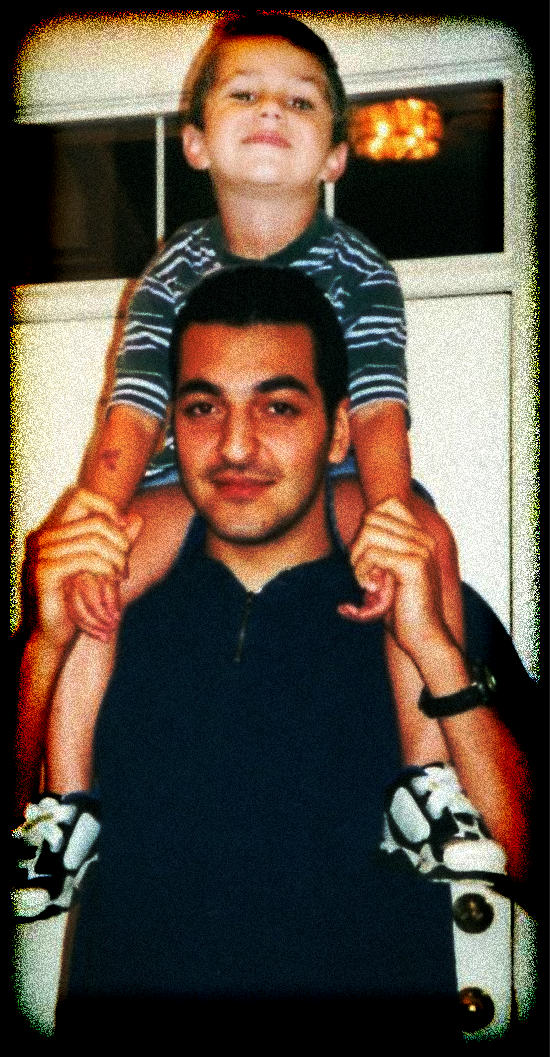
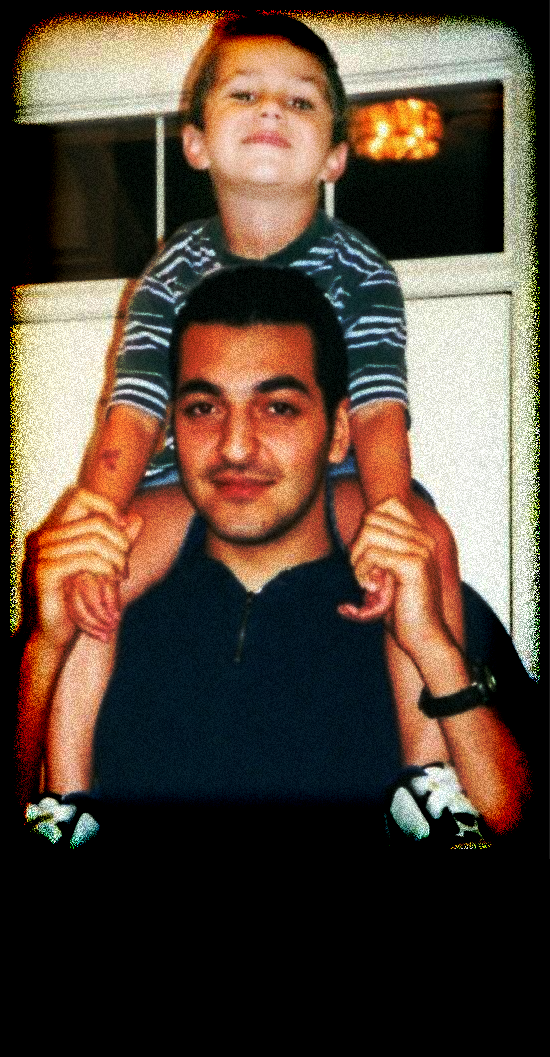
Two versions of the same layered image (550x1057). Layer-by-layer changes:
painted on "Livello 1", masked it over (x1=10, y1=782, x2=550, y2=1057)
painted on "Livello 2" over (x1=10, y1=859, x2=550, y2=1057)
